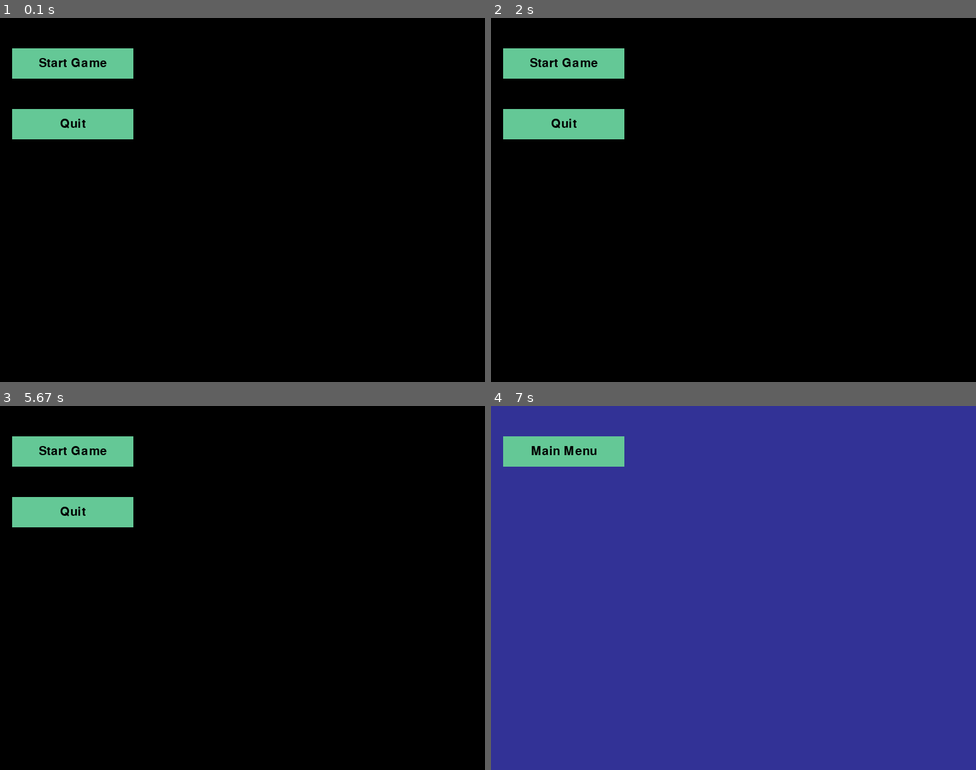
Above: before the commit, frames 1-4 (two rows, left to right).
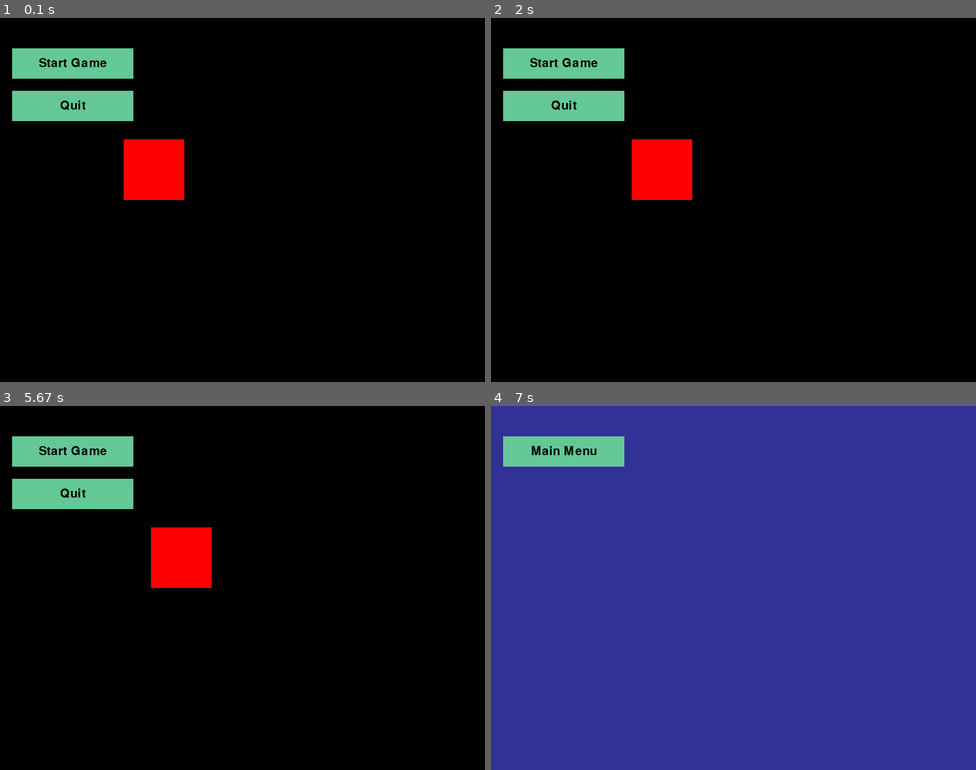
Above: after the commit, the same moments.

Repository: VincentPauley/pygame-hot-rope
Game: pygame game, started from src/main.py
Same seed, same stepped clock (60 frames per second), same inputs: the game is played once before the commit and once after it.
Inputs (mouse positions are in pixels of both pictures, inside the frame that each line leads up to):
- Up to frame 1 (0.1 s): no input
- Up to frame 2 (2 s): click "Start Game" at 0.38 s; click (607, 65) at 1.72 s
- Up to frame 3 (5.67 s): click "Start Game" at 2.05 s; click (97, 464) at 5.38 s
- Up to frame 4 (7 s): click "Start Game" at 5.72 s

The runs differ from the first frame. In frame 1, 4.5% of the frame differs, in the area x 2-38%, y 20-50%; in frame 2, 4.5%; in frame 3, 4.5%; in frame 4, nothing differs.

Commit message:
feat: process function called for scene on loop

Diff:
--- /dev/null
+++ b/src/classes/rectangle.py
@@ -0,0 +1,14 @@
+import pygame
+
+
+class Rectangle:
+    def __init__(self, width, height):
+        self.width = width
+        self.height = height
+        self.x = 200
+        self.y = 200
+
+    def draw(self, surface):
+        pygame.draw.rect(
+            surface, (255, 0, 0), (self.x, self.y, self.width, self.height)
+        )
--- a/src/classes/scene.py
+++ b/src/classes/scene.py
@@ -22,6 +22,10 @@
 
         self.entities = scene_params["entities"]
 
+        if scene_params["process"] is None:
+            raise ValueError("A scene must provide a process function to be valid")
+        self.process_scene = scene_params["process"]
+
         if "bg_color" in scene_params:
             self.bg_color = scene_params["bg_color"]
         else:
@@ -31,7 +35,8 @@
         for event in pygame.event.get():
             if event.type == pygame.MOUSEBUTTONDOWN:
                 for i in self.entities:
-                    i.detect_click(event)
+                    if hasattr(i, "detect_click"):
+                        i.detect_click(event)
             if event.type == pygame.QUIT:
                 self.on_quit()
 
--- a/src/main.py
+++ b/src/main.py
@@ -1,6 +1,7 @@
 import pygame
 
 from classes.button import Button
+from classes.rectangle import Rectangle
 from classes.scene import Scene
 from config import config
 
@@ -11,6 +12,8 @@
 
 screen = pygame.display.set_mode((SCREEN_WIDTH, SCREEN_HEIGHT))
 pygame.display.set_caption(config["window"]["caption"])
+
+clock = pygame.time.Clock()
 
 
 class SceneManager:
@@ -33,7 +36,10 @@
 
     def run(self):
         while self.running:
+            delta_time = clock.tick(60) / 1000
+
             try:
+                self.scenes[self.active_scene].process_scene(delta_time)
                 self.scenes[self.active_scene].draw()
                 self.scenes[self.active_scene].process_events()
             except KeyboardInterrupt:
@@ -61,15 +67,39 @@
 # give scene a process function that gets called with each loop iteration
 
 
+class MainMenu:
+    entities = []
+
+    def __init__(self):
+        self.entities.append(
+            Button("Start Game", lambda: scene_manager.change_scene("game"), (20, 50))
+        )
+        self.entities.append(Button("Quit", handle_quit, (20, 120)))
+        self.entities.append(Rectangle(100, 100))
+
+    # called on every loop iteration
+    def process(self, delta_time):
+        # hard-coding effect for now
+        speed = 50
+        self.entities[2].x += delta_time * speed
+
+
+main_menu_instance = MainMenu()
+
+
+def temp(delta_time):
+    pass
+
+
+# entities should be stored in here and the provided as a reference to the scene.
+
 # note: lambda creates a zero arg function to be called by the Button with param: "Game"
 main_menu = Scene(
     {
         "screen": screen,
         "handle_quit": handle_quit,
-        "entities": [
-            Button("Start Game", lambda: scene_manager.change_scene("game"), (20, 50)),
-            Button("Quit", handle_quit, (20, 150)),
-        ],
+        "entities": main_menu_instance.entities,
+        "process": main_menu_instance.process,
     }
 )
 game = Scene(
@@ -81,6 +111,7 @@
                 "Main Menu", lambda: scene_manager.change_scene("main_menu"), (20, 50)
             )
         ],
+        "process": temp,
         "bg_color": (50, 50, 150),
     }
 )
